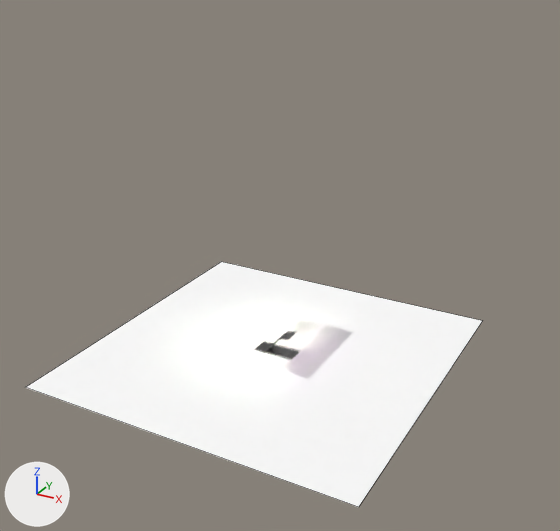
What one commit did to the Blender file sketch/transmageddon.blend.
Camera for both pictures: a 50 mm lens placed at (32.0, -57.7, 38.0), pointed at (-0.4, 1.2, 8.5). Lighting does not change. The marker at lower left points along +X, +Y and +Z. Mesh edges are drawn as thin lines on the coarser meshes.
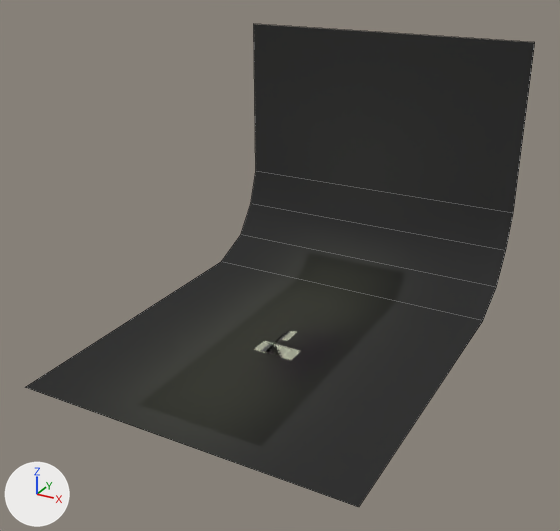
The change, as a list of edits to the scene's bpy script:
```text
Change mat_paper:
    mat_paper.base_color: (1.0, 1.0, 1.0) -> (0.0332, 0.0332, 0.0332)  # white #ffffff -> black #333333
Change me_mesh:
    where me_mesh.from_pydata(...)  # 4 vertices, 1 face; spans x -1.0..1.0, y -1.0..1.0, z 0.0
    used by ob_mesh; location = (-0.41, -0.45, 0.05); scale = (16.2, 16.2, 16.2)
    verts and faces of me_mesh; kept vertices keep their numbers, new ones are numbered from 4
    before: 0 (1.0, 1.0, 0.0) at pixel (482, 320), 3 (-1.0, 1.0, 0.0) at pixel (221, 261)
    me_mesh part 1
    add verts[4] = (-1.0, 1.29, 0.12)  # pixel (240, 234)
    add verts[5] = (-1.0, 1.44, 0.33)  # pixel (250, 203)
    add verts[6] = (-1.0, 1.53, 0.57)  # pixel (255, 171)
    add verts[7] = (-1.0, 1.53, 1.68)  # pixel (253, 23)
    add for new, old in zip([*range(8, 12)], [*range(4, 8)]): verts[new] = verts[old] + (2.0, 0.0, 0.0)
    add faces += [(0, 8, 4, 3), (4, 8, 9, 5), (5, 9, 10, 6), (6, 10, 11, 7)]
```

Pixel boxes [x1, y1, x2, y2] of what changed, in the pictures (560 x 531 px):
'Mesh', recoloured, reshaped (white to black, 12% wider, 97% taller)
    before: [25, 262, 482, 507]
    after: [25, 24, 535, 507]
part 1 of me_mesh, added (black)
    after: [221, 24, 535, 321]
